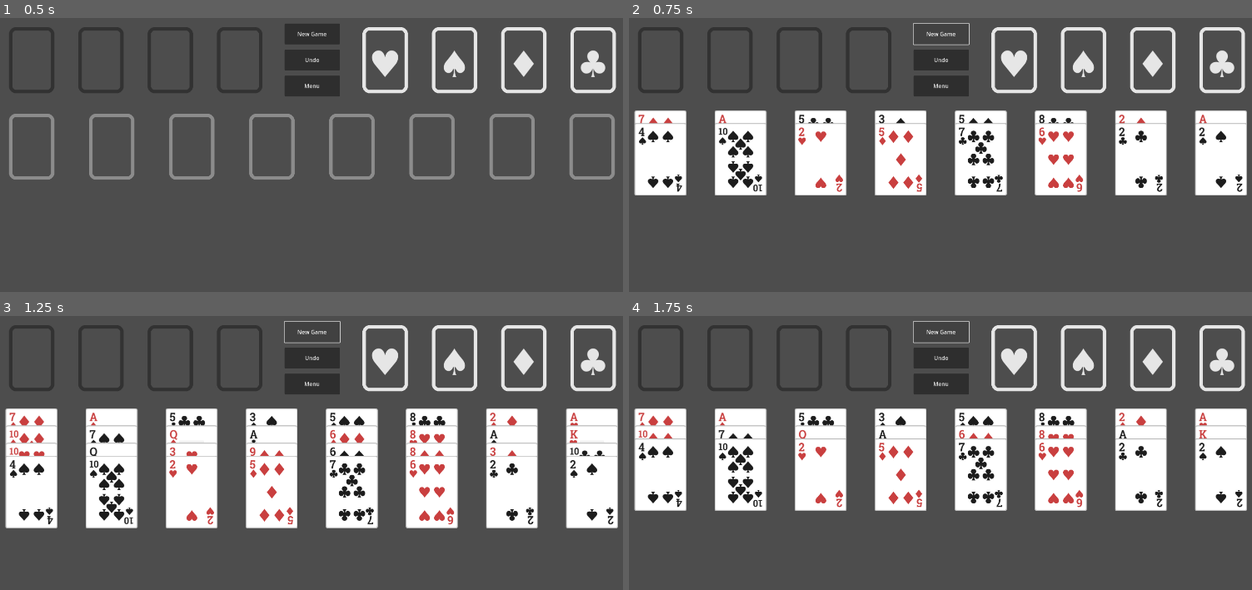
Above: before the commit, frames 1-4 (two rows, left to right).
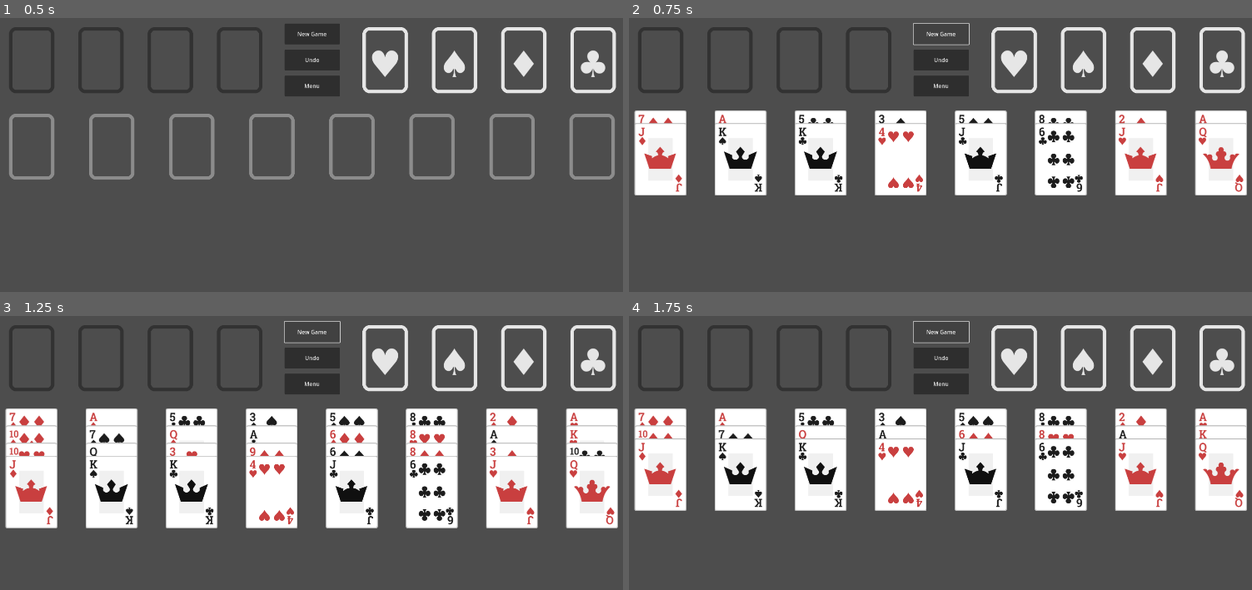
Above: after the commit, the same moments.

Repository: emabrey/card-framework
Game: Godot game, scene res://freecell/scenes/main_game/freecell_game.tscn
The game is run twice, just before and just after one commit, with the same random seed, the same clock (stepped at 60 frames per second) and the same inputs. The project has no main scene, so this scene is started directly.
Inputs:
- Up to frame 1 (0.5 s): no input
- Up to frame 2 (0.75 s): click "New Game" at 0.5 s
- Up to frame 3 (1.25 s): no input
- Up to frame 4 (1.75 s): click "New Game" at 1.25 s

Frame 1 is identical in both runs. In frame 2, 3.8% of the frame differs, in the area x 1-99%, y 39-64%; in frame 3, 3.7%; in frame 4, 3.7%.

Commit message:
fix: fix z layer bug

Diff:
--- a/card_framework/card.gd
+++ b/card_framework/card.gd
@@ -28,6 +28,7 @@
 var stored_z_index: int :
 	set(value):
 		z_index = value
+		stored_z_index = value
 var is_moving_to_destination := false
 var current_holding_mouse_position: Vector2
 var destination: Vector2
@@ -66,6 +67,7 @@
 		global_position = get_global_mouse_position() - current_holding_mouse_position
 
 	if is_moving_to_destination:
+		z_index = stored_z_index + HOLDING_Z_INDEX
 		global_position = global_position.move_toward(destination, return_speed * delta)
 		if global_position.distance_to(destination) < 0.001:
 			global_position = destination
@@ -110,7 +112,7 @@
 	if not is_hovering:
 		is_hovering = true
 		is_any_card_hovering = true
-		z_index = z_index + HOLDING_Z_INDEX
+		z_index = stored_z_index + HOLDING_Z_INDEX
 		position.y -= hover_distance
 
 
@@ -126,7 +128,7 @@
 func set_holding():
 	is_holding = true
 	current_holding_mouse_position = get_local_mouse_position()
-	z_index = z_index + HOLDING_Z_INDEX
+	z_index = stored_z_index + HOLDING_Z_INDEX
 	rotation = 0
 
 
--- a/card_framework/card_container.gd
+++ b/card_framework/card_container.gd
@@ -61,9 +61,9 @@
 
 
 func add_card(card: Card) -> void:
-	_update_target_z_index()
 	Util.move_object(card, cards)
 	_held_cards.append(card)
+	_update_target_z_index()
 	_update_target_positions()
 
 
--- a/freecell/scenes/card_container/foundation.gd
+++ b/freecell/scenes/card_container/foundation.gd
@@ -2,6 +2,7 @@
 extends Pile
 
 @export var suit:= PlayingCard.Suit.NONE
+var freecell_game: FreecellGame
 
 func card_can_be_added(_card: Card) -> bool:
 	var target_card = _card as PlayingCard
--- a/freecell/scenes/card_container/freecell.gd
+++ b/freecell/scenes/card_container/freecell.gd
@@ -1,5 +1,7 @@
 class_name FreeCell
 extends Pile
+
+var freecell_game: FreecellGame
 
 func card_can_be_added(_card: Card) -> bool:
 	var playing_card = _card as PlayingCard
--- a/freecell/scenes/card_container/tableau.gd
+++ b/freecell/scenes/card_container/tableau.gd
@@ -6,6 +6,7 @@
 #If not set or set to 0, the stack length is unlimited.
 @export var max_stack_length: int
 
+var freecell_game: FreecellGame
 var is_initializing := false
 
 func _ready():
@@ -75,27 +76,7 @@
 
 # XXX: Test Code
 func _on_card_clicked(card: Card):
-	var current_card = null
-	var holding_card_list = []
-	if has_card(card):
-		for i in range(_held_cards.size() - 1, -1, -1):
-			var target_card = _held_cards[i]
-			if current_card == null:
-				current_card = target_card
-				holding_card_list.append(current_card)
-			elif current_card.is_next_number(target_card) and current_card.is_different_color(target_card):
-				current_card = target_card
-				holding_card_list.append(current_card)
-				if current_card == card:
-					break
-			else:
-				holding_card_list.clear()
-				break
-
-	for target_card in holding_card_list:
-		if target_card != card:
-				target_card.start_hovering()
-				target_card.set_holding()
+	freecell_game.check_card_can_be_held(card, self)
 
 
 # XXX: Test Code
--- a/freecell/scenes/main_game/freecell_game.gd
+++ b/freecell/scenes/main_game/freecell_game.gd
@@ -15,15 +15,18 @@
 	for i in range(1, 5):
 		var freecell = card_manager.get_node("Freecell_%d" % i)
 		freecells.append(freecell)
+		freecell.freecell_game = self
 
-	foundations.append(card_manager.get_node("Foundation_Heart"))
-	foundations.append(card_manager.get_node("Foundation_Spade"))
-	foundations.append(card_manager.get_node("Foundation_Diamond"))
-	foundations.append(card_manager.get_node("Foundation_Club"))
+	var suits = ["Heart", "Spade", "Diamond", "Club"]
+	for suit in suits:
+		var foundation = card_manager.get_node("Foundation_%s" % suit)
+		foundations.append(foundation)
+		foundation.freecell_game = self
 
 	for i in range(1, 9):
 		var tableau = card_manager.get_node("Tableau_%d" % i)
 		tableaus.append(tableau)
+		tableau.freecell_game = self
 
 	var button = $Button_new_game
 	button.connect("pressed", _new_game)
@@ -78,7 +81,38 @@
 func _maximum_number_of_super_move(tableau: Tableau) -> int:
 	var empty_freecells = _count_remaining_freecell()
 	var empty_tableaus = _count_remaining_tableaus()
-	var result = 2 ^ empty_tableaus * (empty_freecells + 1)
-	if tableau.is_empty():
+	var result = pow(2, empty_tableaus) * (empty_freecells + 1)
+	if tableau != null and tableau.is_empty():
+		@warning_ignore("integer_division")
 		result = result / 2
+	print("empty_freecells: %d, empty_tableaus: %d, result: %d" % [empty_freecells, empty_tableaus, result])
 	return result
+
+
+func check_card_can_be_held(card: Card, tableau: Tableau) -> bool:
+	var current_card: Card = null
+	var holding_card_list := []
+	if tableau.has_card(card):
+		var max_super_move = _maximum_number_of_super_move(null)
+		for i in range(tableau._held_cards.size() - 1, -1, -1):
+			var target_card = tableau._held_cards[i]
+			if current_card == null:
+				current_card = target_card
+				holding_card_list.append(current_card)
+			elif holding_card_list.size() >= max_super_move:
+				holding_card_list.clear()
+				return false
+			elif current_card.is_next_number(target_card) and current_card.is_different_color(target_card):
+				current_card = target_card
+				holding_card_list.append(current_card)
+				if current_card == card:
+					break
+			else:
+				holding_card_list.clear()
+				return false
+
+	for target_card in holding_card_list:
+		if target_card != card:
+			target_card.start_hovering()
+			target_card.set_holding()
+	return true
